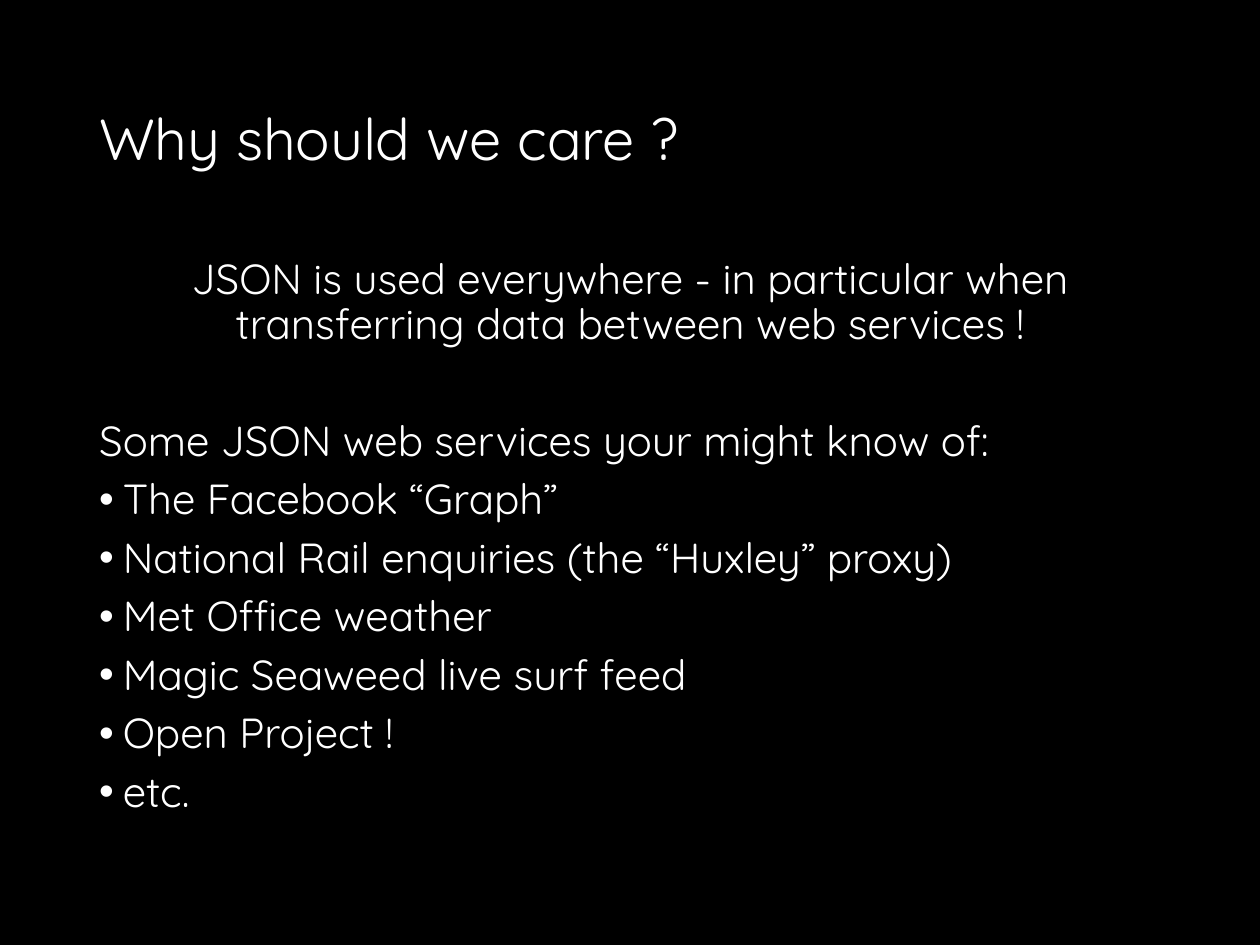
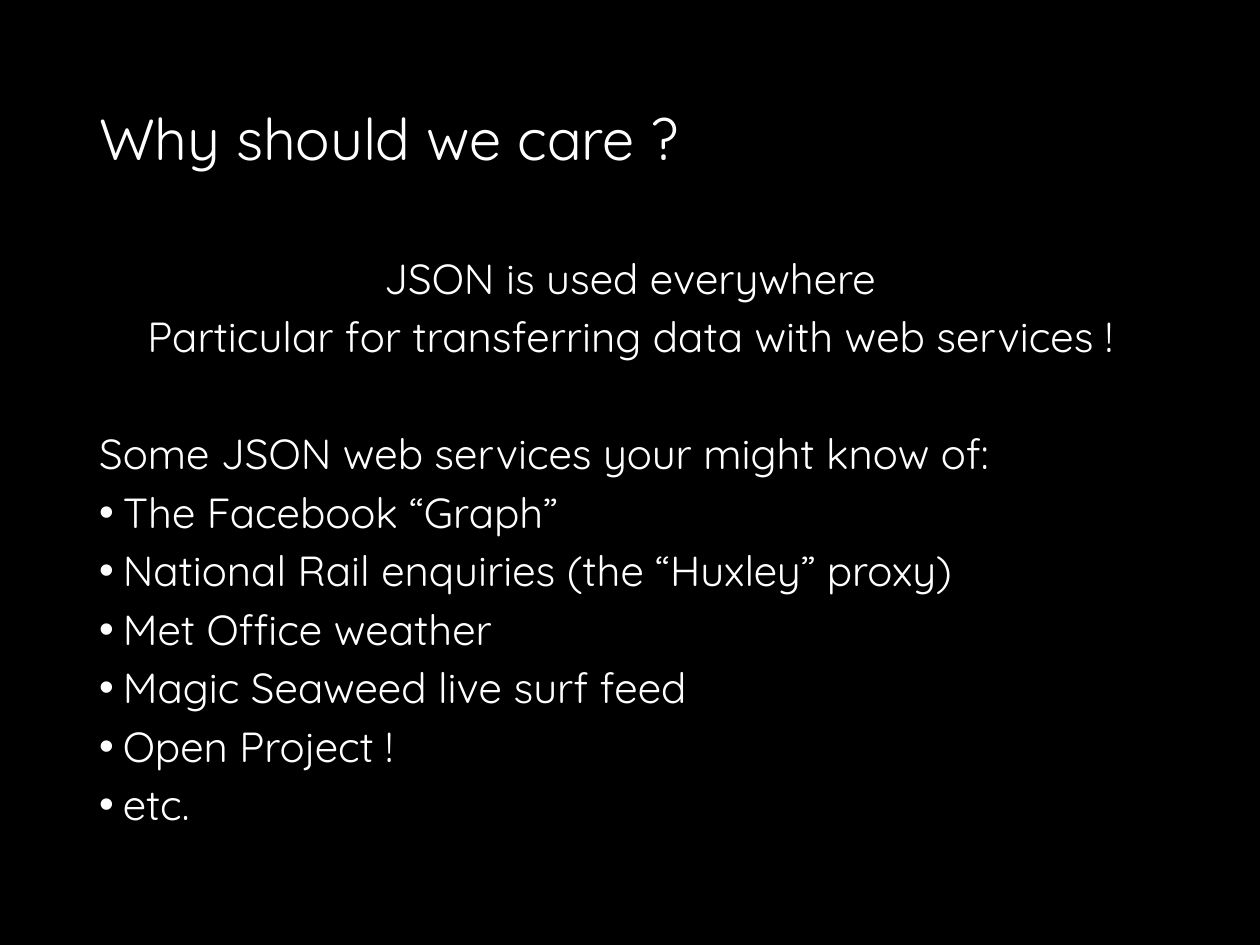
Before and after one commit to drslock/SPE2018, a slide deck: slide 5 of Lecture Slides/16 Spring JSON.pptx. Drawn at 1260x945 pixels with LibreOffice and Linux fonts; fonts in the diff are those of the drawing. Boxes give left, top, right and bottom in pixels: in the first picture for what was removed or moved away, otherwise in the second. Text is boxed around its words. In the diff, an @@ line names an element or a change of style, - is before the commit and + after.

```diff
--- a/Lecture Slides/16 Spring JSON.pptx
+++ b/Lecture Slides/16 Spring JSON.pptx
@@ text at bbox=[147, 263, 1093, 361]: text changed @@
-JSON is used everywhere - in particular when transferring data between web services !
+JSON is used everywhere
+Particular for transferring data with web services !
```
Also in this commit, not shown: 4 other slides changed, 2 slides added, 2 slides removed.
